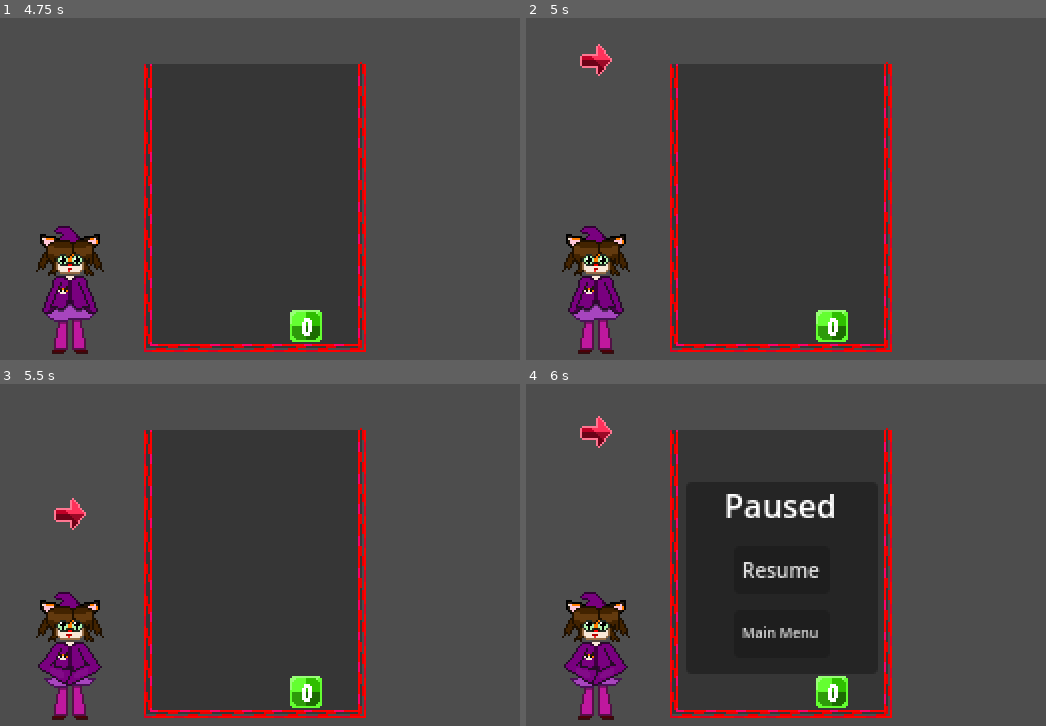
Above: before the commit, frames 1-4 (two rows, left to right).
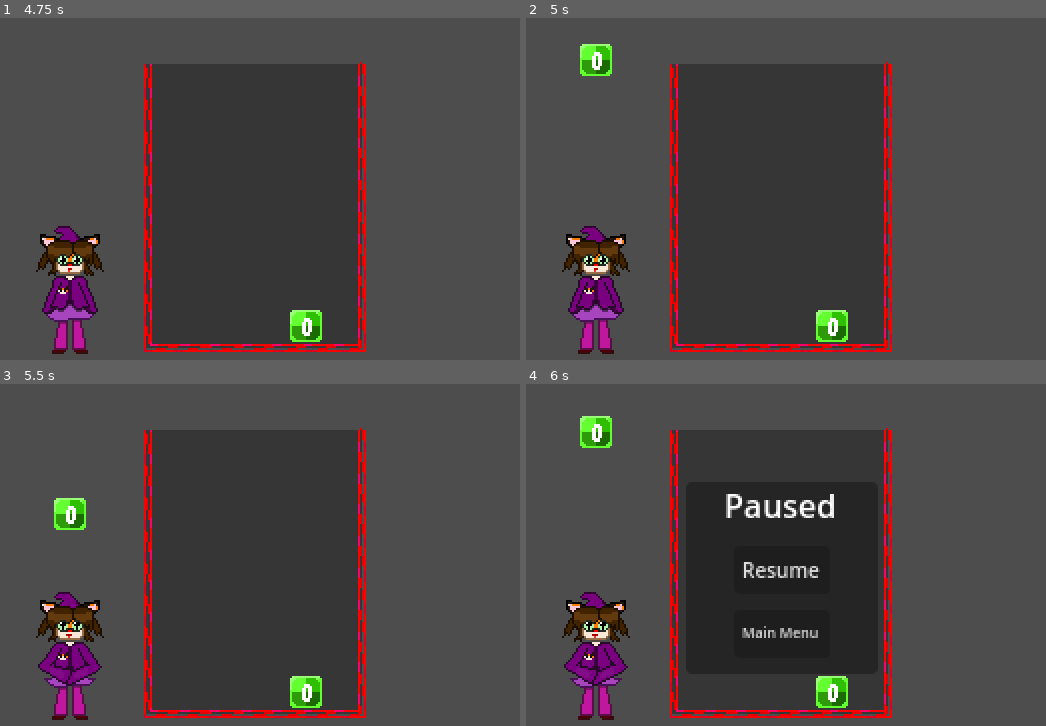
Above: after the commit, the same moments.

Repository: HuskyGameDev/2025f-team2
Game: Godot game, scene res://Scenes/TestScenes/TutorialLevel.tscn
Same seed, same stepped clock (60 frames per second), same inputs: the game is played once before the commit and once after it. This scene is started directly instead of the project's main scene.
Inputs (mouse positions are in pixels of both pictures, inside the frame that each line leads up to):
- Up to frame 1 (4.75 s): click (494, 329) at 0.5 s; click (494, 329) at 1.25 s; hold Right (right) 2.03-2.78 s; hold Z (release) 2.03-2.78 s; hold Down (down) 2.78-3.53 s; tap R (reroll) at 2.85, 4.35 s; hold Right (right) 3.53-4.28 s; hold Z (release) 3.53-4.28 s; tap Enter at 4.25 s; hold Up (up) from 4.28 s (still down)
- Up to frame 2 (5 s): keep holding Up (up)
- Up to frame 3 (5.5 s): release Up (up) at 5.03 s; hold Left (left) from 5.03 s (still down); hold Z (release) from 5.03 s (still down)
- Up to frame 4 (6 s): keep holding Left (left); tap Escape (pause) at 5.65 s; release Z (release) at 5.78 s; tap R (reroll) at 5.85 s

Frame 1 is identical in both runs. In frame 2, 0.6% of the frame differs, in the area x 10-17%, y 7-17%; in frame 3, 0.6%; in frame 4, 0.6%.

Commit message:
Continued work on tutorial
added a way to stop blocks from spawning immediately, and to stop crystals from dropping. Made tutorial order give only green blocks. Made spawn_block() return the block it spawns.

Diff:
--- a/Resources/TutorialOrder.tres
+++ b/Resources/TutorialOrder.tres
@@ -4,7 +4,7 @@
 
 [resource]
 script = ExtResource("1_tepg2")
-typeOrder = Array[int]([0, 0, 0, 1, 0, 0, 0, 0, 1, 0, 1, 0, 0, 1, 0, 0])
-colorOrder = Array[int]([0, 0, 1, 1, 2, 1, 0, 1, 2, 0, 1, 0, 2, 1, 0, 2])
+typeOrder = Array[int]([0])
+colorOrder = Array[int]([0, 0])
 enemyTypeOrder = Array[String](["null"])
 metadata/_custom_type_script = "uid://bq1lexixywh21"
--- a/Scenes/TestScenes/TutorialLevel.tscn
+++ b/Scenes/TestScenes/TutorialLevel.tscn
@@ -9,6 +9,7 @@
 
 [node name="LevelManager" parent="." instance=ExtResource("1_e6cgc")]
 levelOrder = ExtResource("2_rsw4r")
+spawnBlocks = false
 
 [node name="Border" parent="LevelManager" index="0"]
 default_color = Color(1, 0, 1, 1)
@@ -16,7 +17,7 @@
 [node name="Background" parent="LevelManager" index="4"]
 visible = false
 
-[node name="TutorialController" type="Control" parent="." node_paths=PackedStringArray("label", "textbox")]
+[node name="TutorialController" type="Control" parent="." node_paths=PackedStringArray("label", "textbox", "levelmngr", "boxfill")]
 process_mode = 3
 layout_mode = 3
 anchors_preset = 0
@@ -25,6 +26,8 @@
 script = ExtResource("3_e01v6")
 label = NodePath("TextBox/Text")
 textbox = NodePath("TextBox")
+levelmngr = NodePath("../LevelManager")
+boxfill = NodePath("../LevelManager/BoxFiller")
 
 [node name="TextBox" type="Panel" parent="TutorialController"]
 layout_mode = 0
--- a/Scripts/Gameplay/BoxFiller.gd
+++ b/Scripts/Gameplay/BoxFiller.gd
@@ -4,6 +4,9 @@
 
 @export var levelGrid : LevelGrid
 @onready var ribbon : RibbonAnimator = $Ribbon
+
+#off switch for the crytals (tutorial)
+@export var dropCrystals = true
 
 var fblock : BoxHandler
 var startingTime = 0.75
@@ -20,6 +23,9 @@
 	ribbon.setGetBox()
 	var time = startingTime
 	while (fblock != null):
+		if !dropCrystals:
+			break
+			return
 		if fblock.blockValue >= 20:
 			break
 			return
--- a/Scripts/Gameplay/LevelManager.gd
+++ b/Scripts/Gameplay/LevelManager.gd
@@ -17,6 +17,9 @@
 @export var boxFiller: BoxFiller
 @export var boxGrid: LevelGrid
 @export var levelOrder: PlacementOrder
+
+#disable spawning for tutorial
+@export var spawnBlocks = true
 
 var bid = 0
 var cid = 0
@@ -39,7 +42,9 @@
 	fallTimer.autostart = true
 	add_child(fallTimer)
 
-	spawnBlock()
+	#if spawnBlocks is false, it won't automatically spawn a block
+	if(spawnBlocks):
+		spawnBlock()
 
 func createBlock() -> BoxHandler:
 	bid += 1
@@ -62,7 +67,7 @@
 		2: return indestructable_node.instantiate()
 	return block_node.instantiate()
 
-func spawnBlock():
+func spawnBlock() -> BoxHandler:
 	var new_block = createBlock()
 	boxFiller.fillBlock(new_block)
 
@@ -70,6 +75,7 @@
 	if blocks_placed_since_enemy >= randi_range(3, 5):
 		spawnRandomEnemy()
 		blocks_placed_since_enemy = 0
+	return new_block
 
 func spawnRandomEnemy():
 	print("Attempted enemy spawn")
--- a/Scripts/Gameplay/TutorialControl.gd
+++ b/Scripts/Gameplay/TutorialControl.gd
@@ -2,11 +2,12 @@
 
 @export var label: Label
 @export var textbox: Panel
+@export var levelmngr: LevelManager
+@export var boxfill: BoxFiller
+
+var firstBlock
 
 # Complete control of everything that happens within the tutorial level
-
-# upon loading in, pause immediately "welcome to Ribbon in the Wacky Warehouse!"
-#"In a moment you will be thrown a block, and then magic crystals will start filling it"
 
 func _ready() -> void:
 	setText("Welcome to Ribbon in the Wacky Warehouse!")
@@ -21,19 +22,18 @@
 var phase = 0
 #phase 0 is when the level is first entered: paused + welcome
 #phase 1: "block will given"
-#phase 2: unpauses, set timer, wait for block to fill to 10 -> phase 3
-	#or if player throws block -> phase 5
-#level manager has a function create block that returns the block, use this to track it being filled
-
+#phase 2: unpauses, set timer, wait for block to fill to 4 -> phase 3
+	#or if player throws block -> phase 4
 #phase 3: pauses again "throw block when filled"
-#phase 4: stop crystal flow, wait for player to throw block
-#phase 5: give player a block of same color to phase 2, already filled,
+#phase 4: stop crystal flow, wait for block to land
+#phase 5: tell player to throw new block onto previous block
+#phase 6: unpause and let them merge blocks
 	#tell them to throw it and land it on the previous block
 	#repeat until they get it right
-#phase 6: give player an arrow, pause, explain the arrow
-#phase 7: let player throw the arrow
-#phase 8: after throw arrow, prefilled box to 19 and let 1 crystal fall, this is bomb
-#phase 9: spawn an enemy, only give player block of same color
+#phase : give player an arrow, pause, explain the arrow
+#phase : let player throw the arrow
+#phase : after throw arrow, prefilled box to 19 and let 1 crystal fall, this is bomb
+#phase : spawn an enemy, only give player block of same color
 
 #goes to next phase
 func _on_next_button_pressed() -> void:
@@ -44,21 +44,37 @@
 			setText("In a moment you will be thrown a block, and then magic crystals will start filling it!")
 		2:
 			makeTextDisappear()
-			get_tree().paused = false
+			firstBlock = levelmngr.spawnBlock()
+		3:
+			makeTextReappear()
+			setText("Press 'Z' to place block into the gameboard (working name)")
 		4:
-			print("phase 4?")
+			boxfill.dropCrystals = false
+			makeTextDisappear()
+		5:
+			makeTextReappear()
+			setText("You will be given another block, land it on the already placed block to merge them!")
 		_:
 			pass
 
 #self explanatory
 func makeTextDisappear():
 	textbox.visible = false
+	get_tree().paused = false
 
-func makeTextreappear():
+func makeTextReappear():
 	textbox.visible = true
-
-
+	get_tree().paused = true
 
 # Called every frame. 'delta' is the elapsed time since the previous frame.
 func _process(delta: float) -> void:
-	pass
+	#when it is phase 2, check for if the block is filled to 4
+	if(phase == 2):
+		if(firstBlock.blockValue >= 4):
+			_on_next_button_pressed()
+	#if during phase 2 the player throws their block, advance to phase 4
+
+	#phase 4 ends when firstblock has been placed
+	if(phase == 4):
+		if(firstBlock.placed):
+			_on_next_button_pressed()
